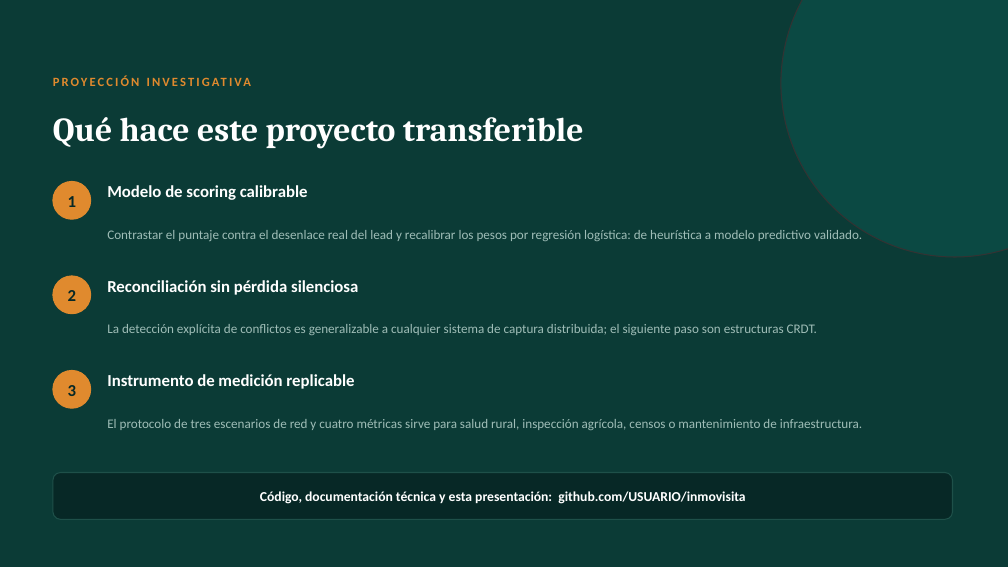
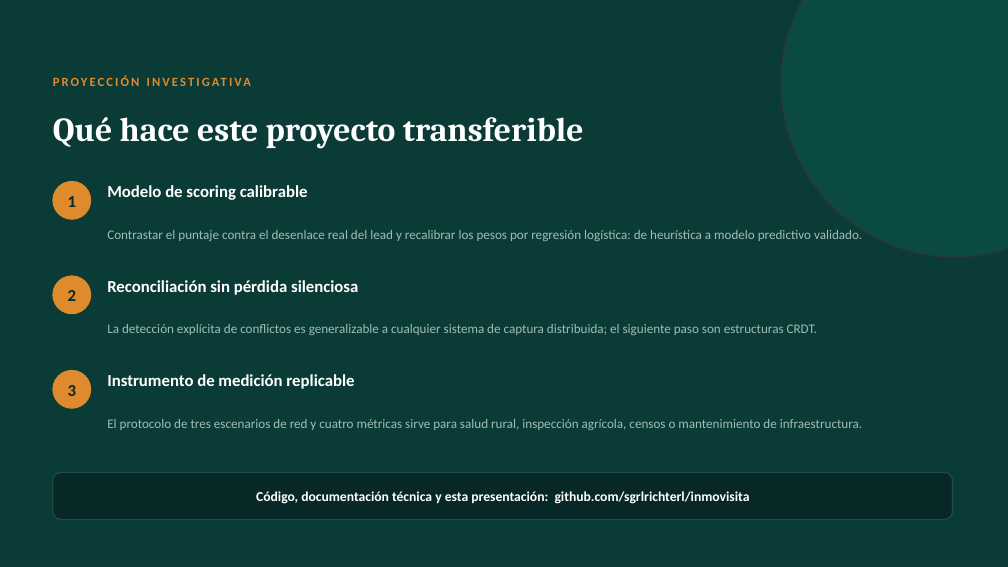
Before and after one commit to sgrlrichterl/inmovisita, a slide deck: slide 14 of presentacion/InmoVisita-Presentacion.pptx. Drawn at 1008x567 pixels with LibreOffice and Linux fonts; fonts in the diff are those of the drawing. Boxes give left, top, right and bottom in pixels: in the first picture for what was removed or moved away, otherwise in the second. Text is boxed around its words. In the diff, an @@ line names an element or a change of style, - is before the commit and + after.

Commit message:
Corregir el enlace del repositorio en la presentacion

```diff
--- a/presentacion/InmoVisita-Presentacion.pptx
+++ b/presentacion/InmoVisita-Presentacion.pptx
@@ text at [256,491,750,504]: text changed @@
-Código, documentación técnica y esta presentación: github.com/USUARIO/inmovisita
+Código, documentación técnica y esta presentación: github.com/sgrlrichterl/inmovisita
```
Also in this commit, not shown: 1 other file.
